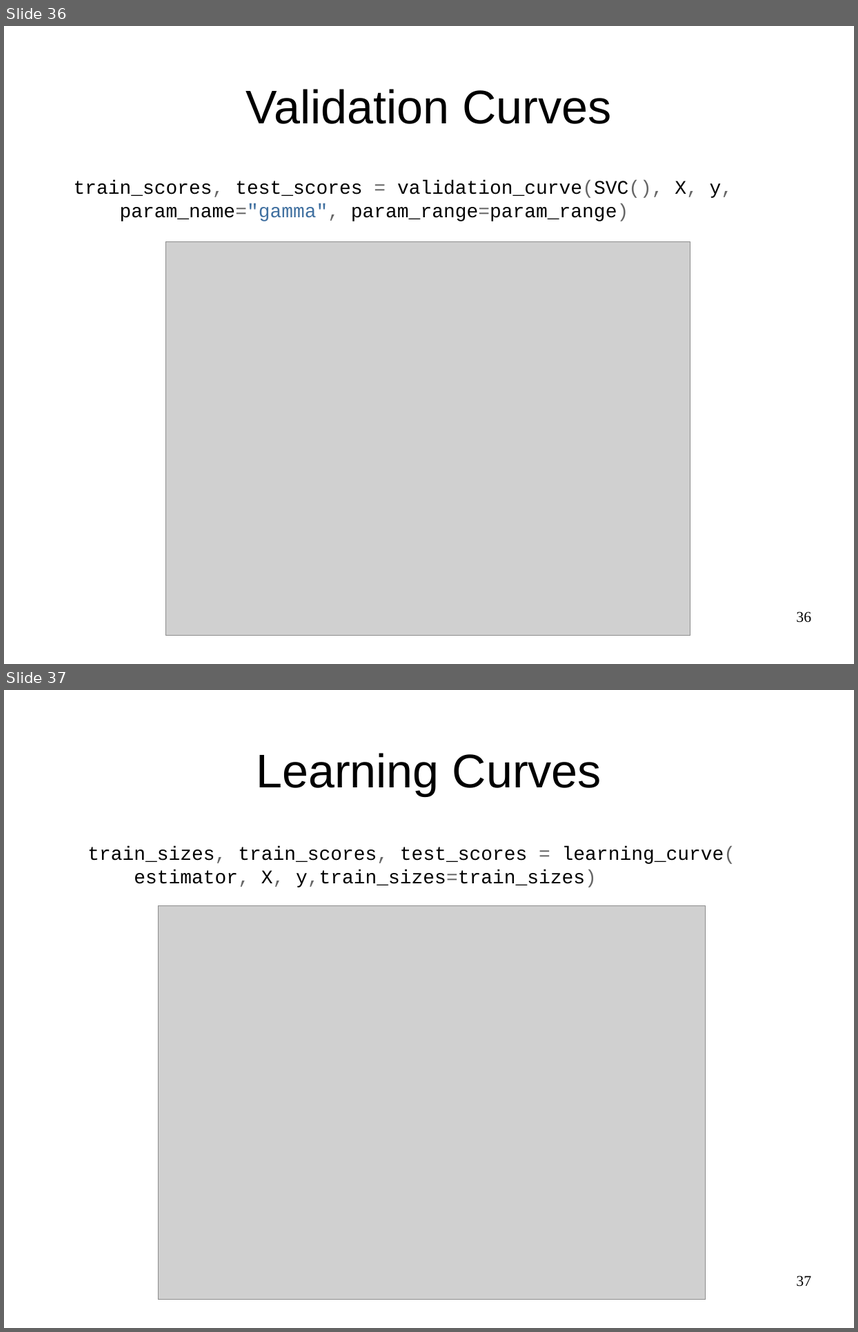
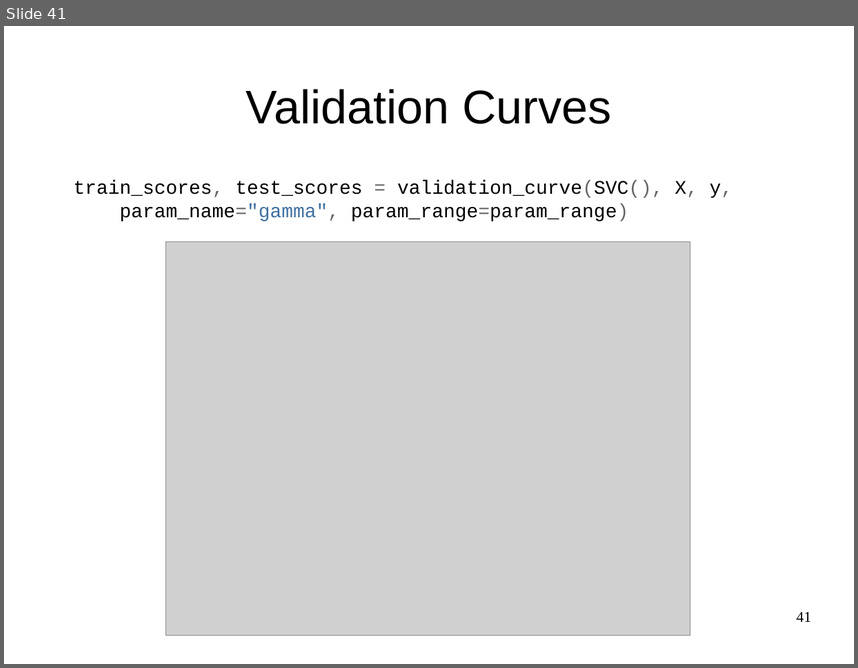
Before and after one commit to amueller/odscon-sf-2015, a slide deck: machine-learning-with-scikit-learn-odscon-SF-2015.odp. Shown one above the other, each under a label of ours: slides 36 and 37 before the commit, slide 41 after it. The pictures are 858x1332 and 858x668 pixels, drawn with LibreOffice and Linux fonts; fonts in the diff are those of the drawing; grey boxes stand for pictures. Boxes give left, top, right and bottom in pixels: in the first picture for what was removed or moved away, otherwise in the second. Text is boxed around its words. In the diff, an @@ line names an element or a change of style, - is before the commit and + after.

```diff
--- a/machine-learning-with-scikit-learn-odscon-SF-2015.odp
+++ b/machine-learning-with-scikit-learn-odscon-SF-2015.odp
@@ slide 37 removed at bbox=[4, 690, 854, 1328], background #FFFFFF @@
@@ title removed at bbox=[256, 753, 602, 796] @@
-Learning Curves
@@ text removed at bbox=[87, 847, 735, 887] @@
-train_sizes, train_scores, test_scores = learning_curve(
-estimator, X, y,train_sizes=train_sizes)
@@ picture removed at bbox=[159, 906, 706, 1299] @@
@@ page number removed at bbox=[796, 1275, 811, 1286] @@
-37
@@ what was slide 36 is now slide 41 @@
@@ page number at bbox=[796, 611, 811, 621]: text changed @@
-36
+41
```
Also in this commit, not shown: 7 slides changed, 16 slides added, 16 other slides removed, 1 other file.
